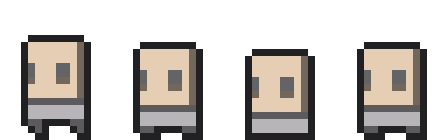
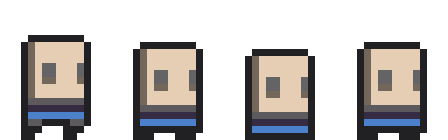
Before/after of a 448 x 140 layered artwork. What changed in the layer stack:
hid "soldier_left", painted on it over (21, 42, 427, 140)
showed "Vrstva 1", painted on it over (21, 42, 427, 140)
